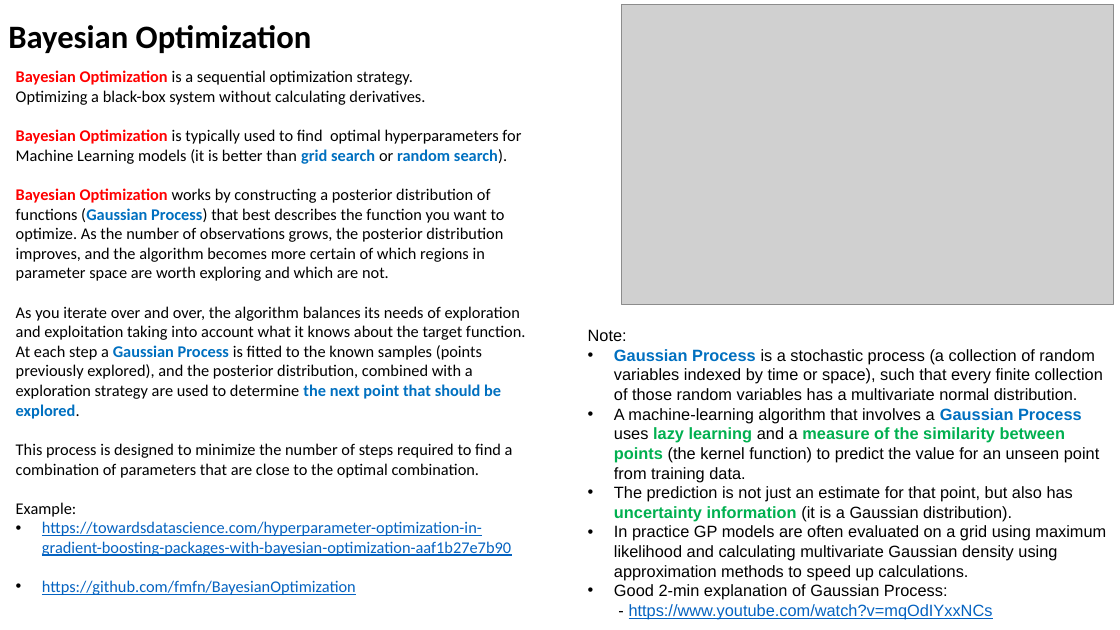
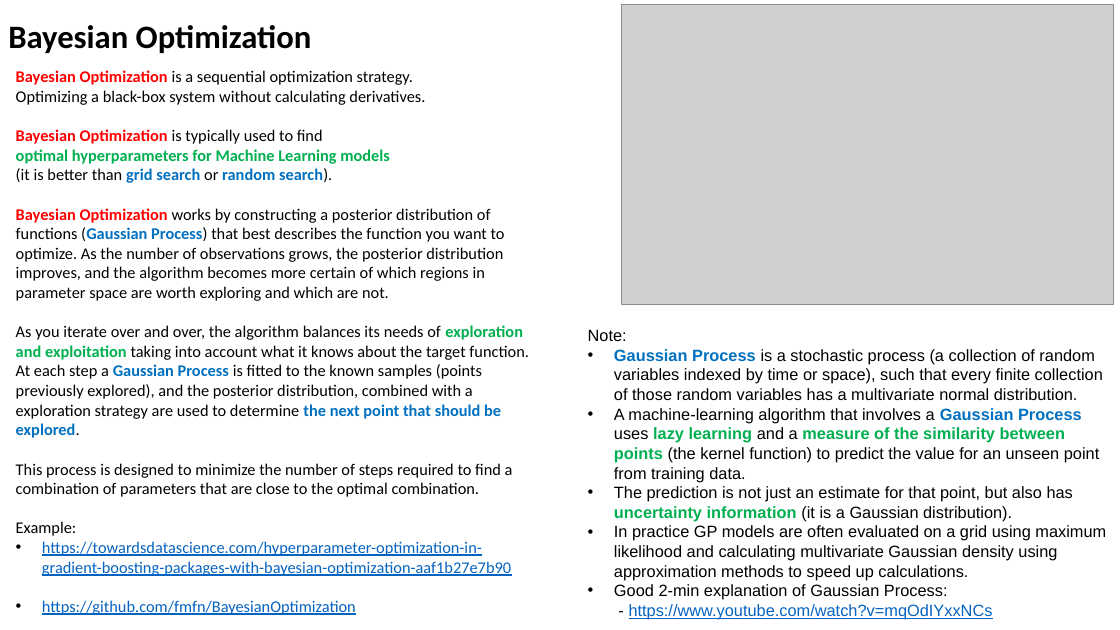
Before and after one commit to lselector/ml_ai_doc, a slide deck: slide 11 of Bayes_Bayesian.pptx (slide 9 before the commit). Drawn at 1120x630 pixels with LibreOffice and Linux fonts; fonts in the diff are those of the drawing; grey boxes stand for pictures. Boxes give left, top, right and bottom in pixels: in the first picture for what was removed or moved away, otherwise in the second. Text is boxed around its words. In the diff, an @@ line names an element or a change of style, - is before the commit and + after.

```diff
--- a/Bayes_Bayesian.pptx
+++ b/Bayes_Bayesian.pptx
@@ text at [16, 129, 390, 183]: text changed; text colour #000000 to #00B050; bold on @@
-Bayesian Optimization is typically used to find optimal hyperparameters for Machine Learning models (it is better than grid search or random search).
+Bayesian Optimization is typically used to find
+optimal hyperparameters for Machine Learning models
+(it is better than grid search or random search).
@@ text at [16, 325, 528, 438]: text colour #000000 to #00B050, bold on in "exploration and exploitation" @@
```
Also in this commit, not shown: 3 other slides changed, 2 slides added.
